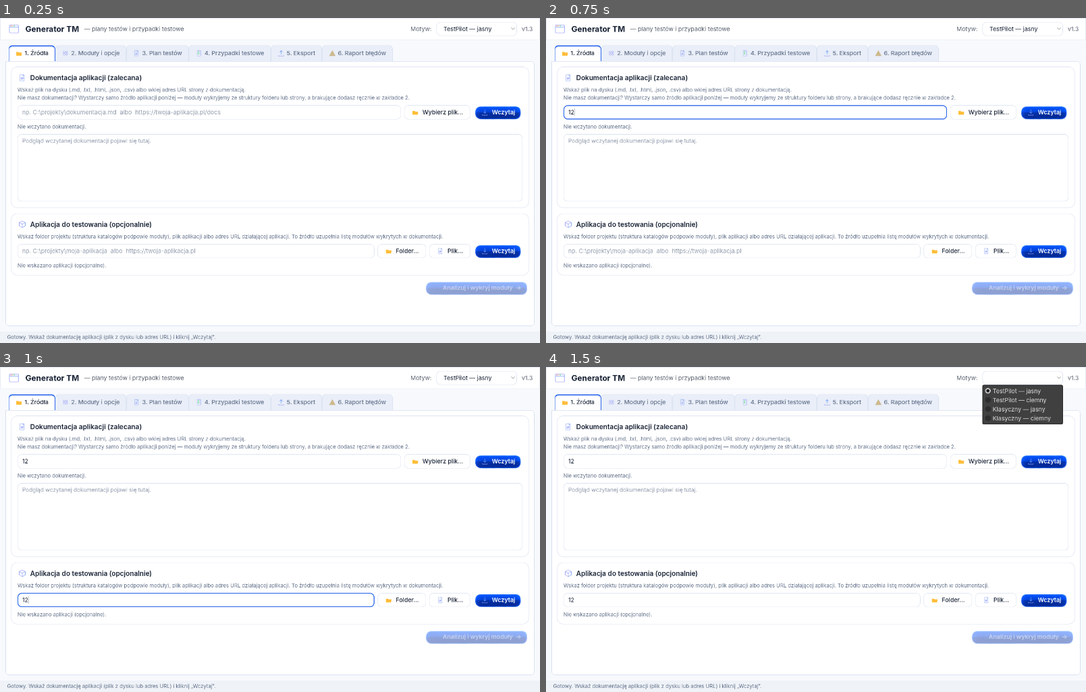
Above: before the commit, frames 1-4 (two rows, left to right).
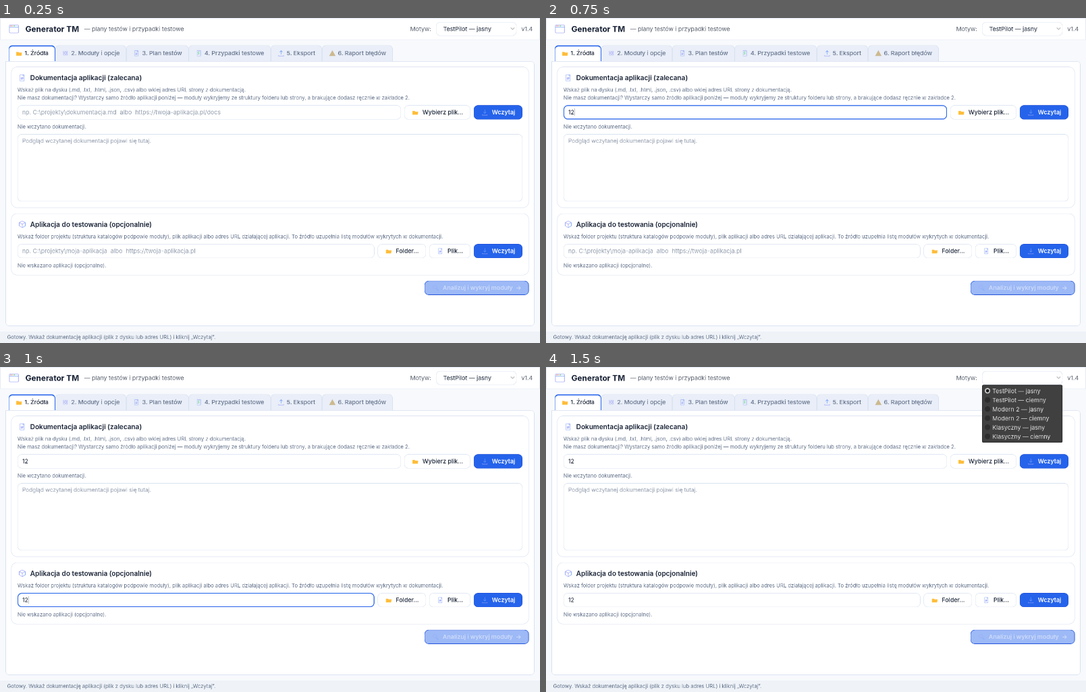
Above: after the commit, the same moments.

Repository: LukaszTM/Generator-TM
Game: Godot game, scene res://scenes/Main.tscn
The game is run twice, just before and just after one commit, with the same random seed, the same clock (stepped at 60 frames per second) and the same inputs.
Inputs (mouse positions are in pixels of both pictures, inside the frame that each line leads up to):
- Up to frame 1 (0.25 s): no input
- Up to frame 2 (0.75 s): click (756, 112) at 0.52 s; type "12" at 0.6 s
- Up to frame 3 (1 s): click (194, 601) at 0.75 s; type "12" at 0.83 s
- Up to frame 4 (1.5 s): click "TestPilot — jasny" at 1.25 s

The runs differ from the first frame. In frame 1, 1.3% of the frame differs, in the area x 76-99%, y 2-86%; in frame 2, 1.3%; in frame 3, 1.3%; in frame 4, 2.4%, in the area x 76-99%, y 1-86%.

Commit message:
Motywy Modern 2 (jasny/ciemny) jako osobne pozycje przełącznika
Nowy pakiet Modern (light+dark, cięty automatycznie) podpięty jako para
odrębnych motywów zamiast łączenia z dotychczasowym TestPilot:
- kolory zdjęte z arkuszy okna pakietu (jasny: biel + akcent #006ffd,
  ciemny: granat + akcent #3d89fc),
- błyszczące przyciski wycięte z pakietu: jasny primary/danger
  (assets/modern2_light), ciemny primary/normal/danger (assets/modern2_dark),
- motyw TestPilot — jasny przywrócony do wersji płaskiej z tokenów,
- ikony konturowe współdzielone z motywami TestPilot; selftest obejmuje
  wszystkie 6 motywów.

Co-Authored-By: Claude Fable 5 <noreply@anthropic.com>
Claude-Session: https://claude.ai/code/session_01YM8ysSGVuciD9QXqtBheAW

Diff:
--- a/scripts/main.gd
+++ b/scripts/main.gd
@@ -4,7 +4,7 @@
 
 const APP_TITLE := "Generator TM"
 const APP_SUBTITLE := "plany testów i przypadki testowe"
-const VERSION := "1.3"
+const VERSION := "1.4"
 const SETTINGS_PATH := "user://ustawienia.cfg"
 
 # --- Stan aplikacji ---
--- a/scripts/ui_theme.gd
+++ b/scripts/ui_theme.gd
@@ -37,6 +37,8 @@
 	return [
 		{"id": "testpilot_jasny", "name": "TestPilot — jasny"},
 		{"id": "testpilot_ciemny", "name": "TestPilot — ciemny"},
+		{"id": "modern2_jasny", "name": "Modern 2 — jasny"},
+		{"id": "modern2_ciemny", "name": "Modern 2 — ciemny"},
 		{"id": "klasyczny_jasny", "name": "Klasyczny — jasny"},
 		{"id": "klasyczny_ciemny", "name": "Klasyczny — ciemny"},
 	]
@@ -89,6 +91,64 @@
 				"btn_normal_font": Color("eef3fc"),
 				"btn_primary_font": Color.WHITE,
 				"btn_danger_font": Color.WHITE,
+			}
+		"modern2_jasny":
+			# Pakiet Modern (cięty automatycznie), wariant jasny: kolory z arkuszy
+			# okna, błyszczące przyciski wycięte z pakietu, ikony konturowe modern.
+			return {
+				"name": "Modern 2 — jasny",
+				"icon_variant": "modern_light",
+				"bg": Color("eef2f8"),
+				"card": Color("fdfdfd"),
+				"header": Color("fdfdfd"),
+				"header_text": Color("1b2534"),
+				"accent": Color("006ffd"),
+				"text": Color("1b2534"),
+				"text_dim": Color("66738c"),
+				"border": Color("dfe6f0"),
+				"danger": Color("e23b47"),
+				"field_bg": Color("f5f9fe"),
+				"tab_unselected_bg": Color("e4eaf4"),
+				"tree_sel": Color("d6e8ff"),
+				"tree_sel_text": Color("1b2534"),
+				"status_bg": Color("eef2f8"),
+				"btn_normal_tex": "",
+				"btn_normal_bg": Color("ffffff"), "btn_normal_border": Color("dfe6f0"), "btn_normal_font": Color("1b2534"),
+				"btn_primary_tex": "res://assets/modern2_light/buttons/button_primary_glossy.png",
+				"btn_primary_margins": [20, 17],
+				"btn_primary_bg": Color("006ffd"), "btn_primary_border": Color("0057d6"), "btn_primary_font": Color.WHITE,
+				"btn_danger_tex": "res://assets/modern2_light/buttons/button_danger_glossy.png",
+				"btn_danger_margins": [20, 17],
+				"btn_danger_bg": Color("e23b47"), "btn_danger_border": Color("c22733"), "btn_danger_font": Color.WHITE,
+			}
+		"modern2_ciemny":
+			# Pakiet Modern (cięty automatycznie), wariant ciemny.
+			return {
+				"name": "Modern 2 — ciemny",
+				"icon_variant": "modern_dark",
+				"bg": Color("0f1728"),
+				"card": Color("172337"),
+				"header": Color("121e30"),
+				"header_text": Color("e8eef8"),
+				"accent": Color("3d89fc"),
+				"text": Color("e8eef8"),
+				"text_dim": Color("8fa0b8"),
+				"border": Color("2b3c58"),
+				"danger": Color("f0424f"),
+				"field_bg": Color("121f33"),
+				"tab_unselected_bg": Color("1a2740"),
+				"tree_sel": Color("1e3a66"),
+				"tree_sel_text": Color("e8eef8"),
+				"status_bg": Color("121e30"),
+				"btn_normal_tex": "res://assets/modern2_dark/buttons/button_normal.png",
+				"btn_normal_margins": [16, 14],
+				"btn_normal_bg": Color("2a3854"), "btn_normal_border": Color("2b3c58"), "btn_normal_font": Color("e8eef8"),
+				"btn_primary_tex": "res://assets/modern2_dark/buttons/button_primary.png",
+				"btn_primary_margins": [20, 17],
+				"btn_primary_bg": Color("2f6bff"), "btn_primary_border": Color("3d89fc"), "btn_primary_font": Color.WHITE,
+				"btn_danger_tex": "res://assets/modern2_dark/buttons/button_danger.png",
+				"btn_danger_margins": [14, 12],
+				"btn_danger_bg": Color("c42836"), "btn_danger_border": Color("f0424f"), "btn_danger_font": Color.WHITE,
 			}
 		"klasyczny_jasny":
 			# Paleta z docs/asset_map/classic_light_manifest.json
@@ -160,12 +220,9 @@
 				"status_bg": Color("eff3f8"),
 				"btn_normal_tex": "",
 				"btn_normal_bg": Color("ffffff"), "btn_normal_border": Color("d8e1f0"), "btn_normal_font": Color("182235"),
-				# Błyszczące przyciski wycięte z pakietu Modern (light).
-				"btn_primary_tex": "res://assets/modern_light/buttons/button_primary_glossy.png",
-				"btn_primary_margins": [20, 17],
+				"btn_primary_tex": "",
 				"btn_primary_bg": Color("2563eb"), "btn_primary_border": Color("1d4ed8"), "btn_primary_font": Color.WHITE,
-				"btn_danger_tex": "res://assets/modern_light/buttons/button_danger_glossy.png",
-				"btn_danger_margins": [20, 17],
+				"btn_danger_tex": "",
 				"btn_danger_bg": Color("ef4444"), "btn_danger_border": Color("dc2626"), "btn_danger_font": Color.WHITE,
 			}
 
Binary file added: assets/modern2_dark/buttons/button_danger.png
Not shown, added: assets/modern2_dark/buttons/button_danger.png.import
Binary file added: assets/modern2_dark/buttons/button_normal.png
Not shown, added: assets/modern2_dark/buttons/button_normal.png.import
Binary file added: assets/modern2_dark/buttons/button_primary.png
Not shown, changed: assets/modern2_dark/buttons/button_primary.png.import
Renamed: assets/modern_light/buttons/button_danger_glossy.png -> assets/modern2_light/buttons/button_danger_glossy.png
Not shown, added: assets/modern2_light/buttons/button_danger_glossy.png.import
Renamed: assets/modern_light/buttons/button_primary_glossy.png -> assets/modern2_light/buttons/button_primary_glossy.png
Not shown, changed: assets/modern2_light/buttons/button_primary_glossy.png.import
Binary file added: docs/screenshots/motyw_modern2_ciemny.png
Binary file added: docs/screenshots/motyw_modern2_jasny.png
(and 1 more such lines)
